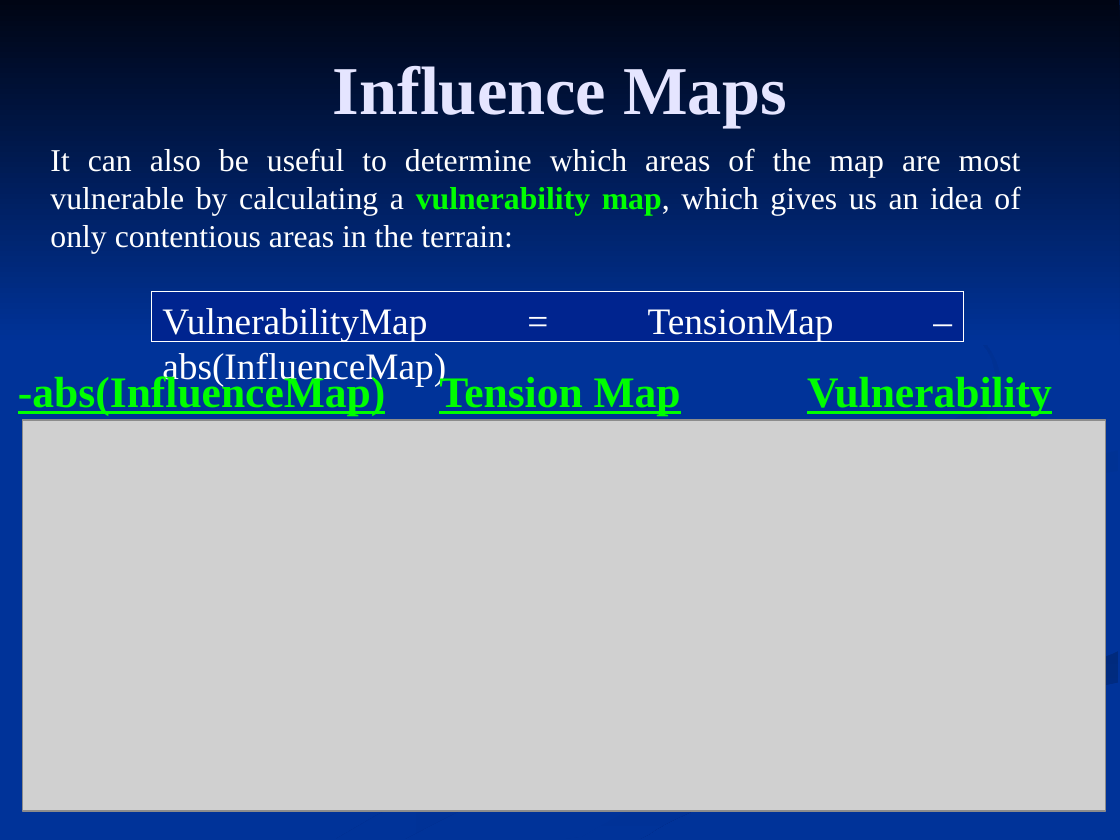
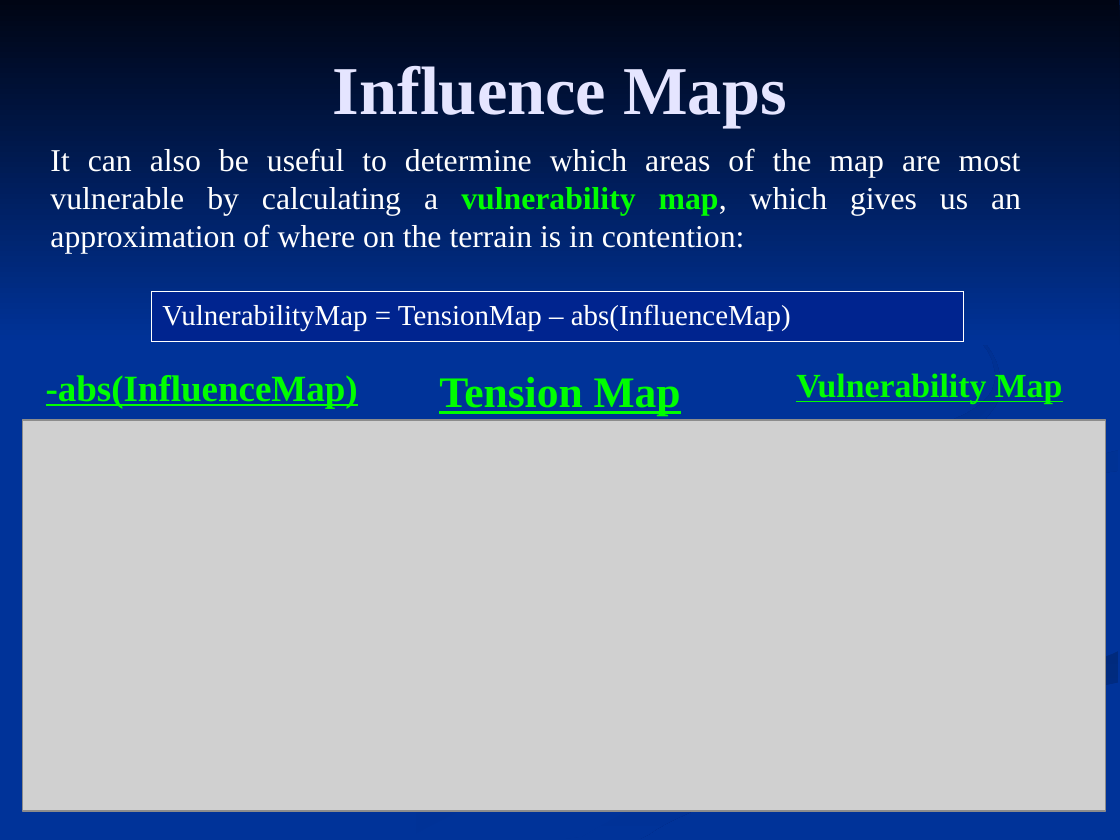
Before and after one commit to FleepyBeepy/Artificial-Intelligence, a slide deck: slide 6 of Lecture Slides/9.2 - Influence Maps.ppt. Drawn at 1120x840 pixels with LibreOffice and Linux fonts; fonts in the diff are those of the drawing; grey boxes stand for pictures. Boxes give left, top, right and bottom in pixels: in the first picture for what was removed or moved away, otherwise in the second. Text is boxed around its words. In the diff, an @@ line names an element or a change of style, - is before the commit and + after.

Commit message:
- Updated wording on a few slides

```diff
--- a/Lecture Slides/9.2 - Influence Maps.ppt
+++ b/Lecture Slides/9.2 - Influence Maps.ppt
@@ text at [50,148,1021,254]: text changed @@
-It can also be useful to determine which areas of the map are most vulnerable by calculating a vulnerability map, which gives us an idea of only contentious areas in the terrain:
+It can also be useful to determine which areas of the map are most vulnerable by calculating a vulnerability map, which gives us an approximation of where on the terrain is in contention:
@@ freeform shape at [646,261,1001,560]: fill gradient #003399 to #002B82 to gradient #002B82 to #003399 @@
@@ rectangle "VulnerabilityMap = TensionMap – abs(InfluenceMap)" at [151,291,963,342]: size 24 to 18.6 pt @@
@@ text "-abs(InfluenceMap)" at [46,375,358,408]: size 28 to 23.8 pt @@
@@ text "Vulnerability Map" at [796,373,1063,404]: size 28 to 21.7 pt @@
```
Also in this commit, not shown: 7 other slides changed, 1 other file.
